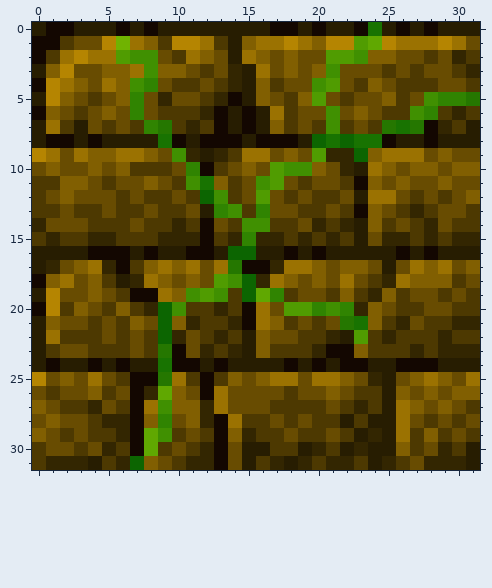
Pixel-art sprite: crawl-ref/source/rltiles/dngn/wall/brick_brown-vines2.png. This is how it looked before the edit.
The file is 32x32 pixels. Colours within 5 levels of each other are drawn and written as one.
Now the later version:
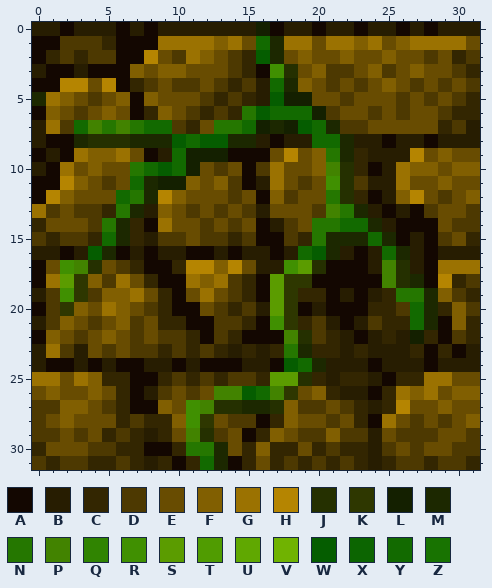
Palette (. is transparent): A #130701  B #271d01  C #332601  D #4d3901  E #684c01  F #815f01  G #9b7201  H #b58501  J #253000  K #2e3700  L #142000  M #1c2800  N #257700  P #428300  Q #308401  R #409001  S #5b9c00  T #509c01  U #60a801  V #70b301  W #055d00  X #0c6501  Y #126a00  Z #187301
The edit:
Changed rows in their new state; - is an unchanged pixel.
first column x 0:
 0 -B--------------L-B-----B-------
 1 ---DDCAAAGGG-FGEYMG-EGGFGEF--G--
 2 -CDCDDAAH-----DCWMEF-EFEE-------
 3 -AABAAAFE---E-DCARJ--DD-F--F----
 4 -AHH-HACD------DBYMFED--EFE-ED--
 5 MG-----AFE----DCBWLLE----E--DEDC
 6 -------ACFE--DCNWYYYLD-EDE-EE--C
 7 ---YPNPNYY--ENNYLMLWYM-DEEEEE---
 8 ---MJJJMMMWYWWMMB-B-YYMBB-------
 9 ABA----EABYLLLAAA-H-FNMCBBBH----
10 BAG---ENYWYLE--ADGEE-PJCABG-----
11 AAH----YMLLFE--ABG---RJDBBG-----
12 AH----YNMHFEEE--AF--ENJCABFH----
13 G----CNMBFEDEDE-B--E-PNMBABA----
14 -----NMCAGEED--EAB--NNYYMBAAA---
15 -----YMCBDDED--DAA--NMMMYMABA-E-
16 --A-WM--------AB-ABYWM-A-YM-----
17 AERPJEDCAACHHFHEBBRSJAAABPJBA-GG
18 -GSK--GECAAGFGDCASKKAAAAAPJMAHCD
19 -DRKDFFGECAEGE-CASKCCABABCNNMFDC
20 -DK--G-EDCAAEDCDBSKABAAACC-YMCF-
21 -DF---FD-CCAA-DCARKC-BABDC-YMAF-
22 AFE-EFEDEDDCADCAAAPJ---AB-BLCA-C
23 -GDBE-ED-CDCDCBCBCNM-CBCBBB-A-AB
24 --A----A-B-BA-A--AWYM-BBA-BB----
25 GGEGFCC--CDCDCDDCSSJCBCCBACC-G-E
26 -F---EC-BDEDEPPWYPK-FCBBACGFG---
27 DDFFEDC-AFERPJJMMJF-----BCHE---E
28 DEF-EE-DCCFRKED-ACF-E-ECAGEDEDEF
29 DDEDECDCBCEPJDEACF---F-DBED-DE--
30 C--EDDCCAACNNM-CFCCE--C--DE--E-D
31 --DDCCDCBCA-YMACE-D---DC---D-DDC
Pixel boxes of the changes (left, top, right, bottom) in both pictures:
changed: (32, 22, 480, 470)
